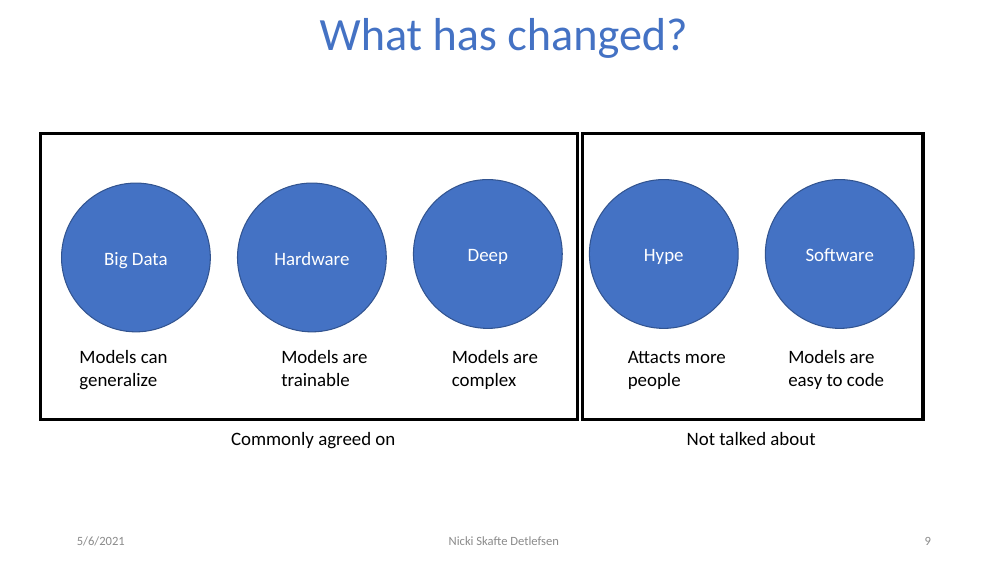
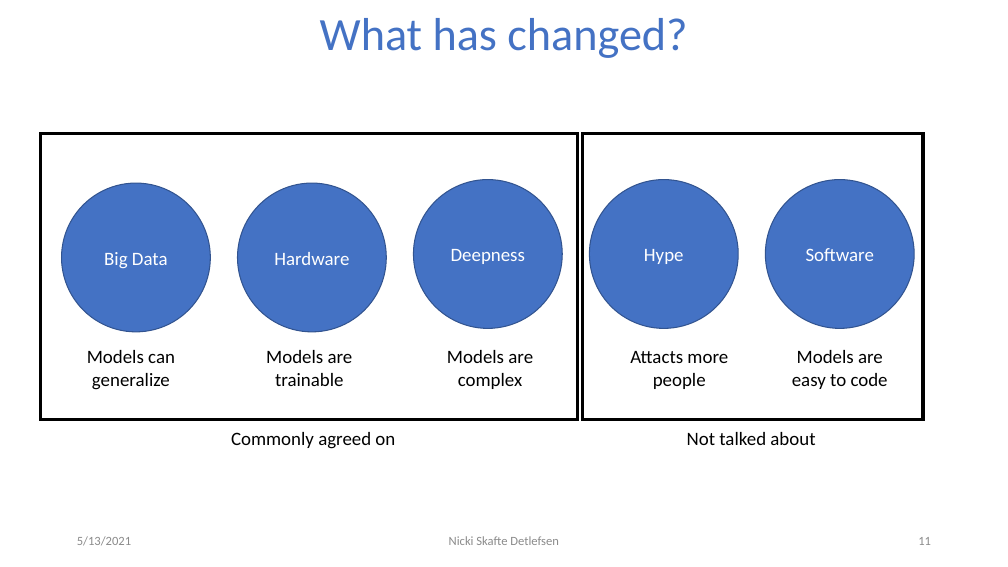
Before and after one commit to DeepEasterbunny/dtu_mlops, a slide deck: slide 11 of 01_introduction/How_autodiff_changed_the_world.pptx (slide 9 before the commit). Drawn at 1008x567 pixels with LibreOffice and Linux fonts; fonts in the diff are those of the drawing; background and template pictures are left out. Boxes give left, top, right and bottom in pixels: in the first picture for what was removed or moved away, otherwise in the second. Text is boxed around its words. In the diff, an @@ line names an element or a change of style, - is before the commit and + after.

```diff
--- a/01_introduction/How_autodiff_changed_the_world.pptx
+++ b/01_introduction/How_autodiff_changed_the_world.pptx
@@ text in ellipse at bbox=[451, 249, 525, 264]: text changed @@
-Deep
+Deepness
@@ alignment left to centre in 5 elements at bbox=[87, 350, 175, 390], bbox=[630, 351, 728, 389], bbox=[792, 350, 888, 389], bbox=[447, 350, 533, 389], bbox=[266, 350, 353, 386] @@
@@ text "Models are trainable": place and size @@
-text "Models are trainable" at bbox=[281, 350, 368, 386]
+text "Models are trainable" at bbox=[266, 350, 353, 386]
@@ text at bbox=[77, 536, 131, 546]: text changed @@
-5/6/2021
+5/13/2021
@@ page number at bbox=[918, 537, 931, 545]: text changed @@
-9
+11
```
Also in this commit, not shown: 11 other slides changed, 2 slides added, 3 other files.
